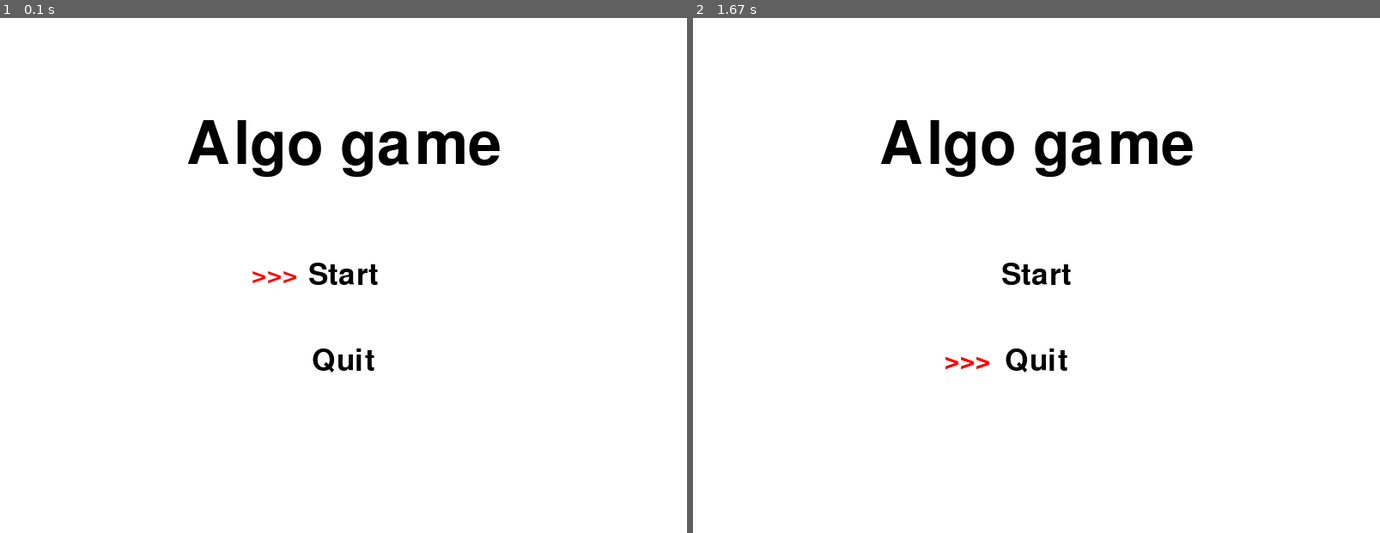
Above: before the commit, frames 1-2 (left to right).
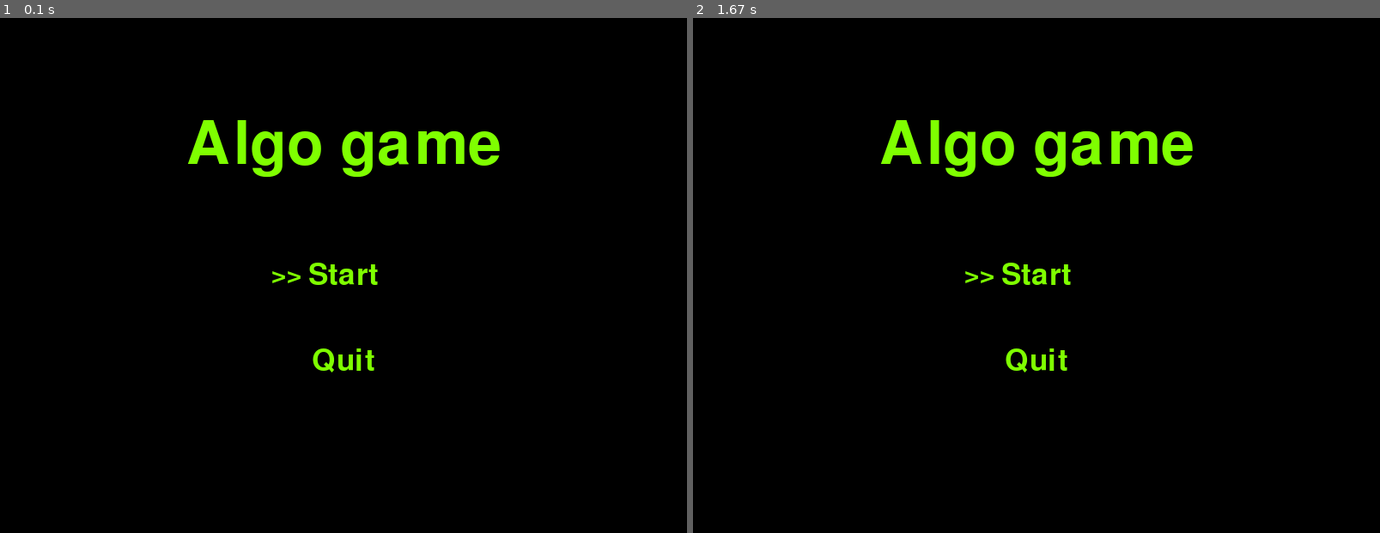
Above: after the commit, the same moments.

Repository: bitije/algo_game_pygame
Game: pygame game, started from algo_game.py
Same seed, same stepped clock (60 frames per second), same inputs: the game is played once before the commit and once after it.
Inputs:
- Up to frame 1 (0.1 s): no input
- Up to frame 2 (1.67 s): hold S 0.33-0.8 s; hold W 0.83-1.2 s; tap Enter at 1.23 s; hold S from 1.57 s (still down)

The runs differ from the first frame. In frame 1, 100% of the frame differs, in the area x 0-100%, y 0-100%; in frame 2, 100%.

Commit message:
Main_menu_is_done_plus_empty_stage

Diff:
--- a/algo_game.py
+++ b/algo_game.py
@@ -1,46 +1,59 @@
 import pygame
-from interface import Menus, MenuPointer
-from settings import screen, clock
+from interface import MainMenu, MenuPointer, draw_text
+from settings import screen, clock, Palette
 
-# pygame setup
 
 pygame.init()
-menu = Menus()
+menu = MainMenu()
 pointer = MenuPointer()
+current_stage = 0
 running = True
-dt = 0
+clock.tick(60)
+
+screen.fill("white")
+ground_surface = pygame.Surface((screen.get_width(), 100))
+ground_surface.fill('green')
+sky_surface = pygame.Surface((screen.get_width(), screen.get_height() - 100))
+sky_surface.fill('blue')
+
+
+def use_main_menu(event):
+    if event.key == pygame.K_w:
+        pointer.move_pointer('UP')
+
+    elif event.key == pygame.K_s:
+        pointer.move_pointer('DOWN')
+
+    if event.key == pygame.K_RETURN:
+        button_selected = pointer.buttons_available[pointer.current_position][0]
+        if button_selected == "Start":
+            return 1
+        elif button_selected == "Quit":
+            return -1
+    return 0
 
 
 while running:
-    # poll for events
-    # pygame.QUIT event means the user clicked X to close your window
     for event in pygame.event.get():
-        if event.type == pygame.QUIT:
+        # pygame.QUIT event means the user clicked X to close your window
+        if event.type == pygame.QUIT or current_stage == -1 or (event.type == pygame.KEYDOWN and event.key == pygame.K_ESCAPE):
             running = False
 
-    # fill the screen with a color to wipe away anything from last frame
-    screen.fill("white")
+    screen.fill("black")
 
-    menu.show_main()
-    pointer.show()
+    if current_stage == 0:
+        menu.show()
+        pointer.show()
+        for event in pygame.event.get():
+            if event.type == pygame.KEYDOWN:
+                current_stage = use_main_menu(event)
 
-    keys = pygame.key.get_pressed()
-    if keys[pygame.K_w]:
-        pointer.move_pointer('UP')
-    if keys[pygame.K_s]:
-        pointer.move_pointer('DOWN')
-    if keys[pygame.K_RETURN]:
-        if pointer.where == "UP":
-            pass
-        else:
-            running = False
+    if current_stage == 1:
+        screen.blit(ground_surface, (0, screen.get_height() - 100))
+        screen.blit(sky_surface, (0, 0))
+        draw_text('Next stage! Press ESC to leave.', text_color=Palette.white)
 
     # flip() the display to put your work on screen
     pygame.display.flip()
 
-    # limits FPS to 60
-    # dt is delta time in seconds since last frame, used for framerate-
-    # independent physics.
-    dt = clock.tick(60) / 1000
-
 pygame.quit()
--- a/interface.py
+++ b/interface.py
@@ -7,7 +7,13 @@
 Y = screen.get_height()
 
 
-def draw_text(text, font, text_color, coords):
+def draw_text(
+        text='your text',
+        font=pygame.font.Font('freesansbold.ttf', 35),
+        text_color=Palette.green,
+        coords=(X // 2, Y // 2)
+        ):
+
     # create a text surface object,
     # on which text is drawn on it.
     text = font.render(text, True, text_color)
@@ -25,55 +31,63 @@
     screen.blit(text, textRect)
 
 
+class MainMenu():
+    # Fonts for text
+    font_logo = pygame.font.Font('freesansbold.ttf', 70)
+    font_buttons = pygame.font.Font('freesansbold.ttf', 35)
+
+    # Buttons in main menu
+    buttons = [
+        ['Start',  (X // 2, Y // 2)],
+        ['Quit', (X // 2, Y // 1.5)],
+        # ['zxc', (X // 2, Y // 3)]
+    ]
+
+    def show(self):
+        # set the pygame window name
+        pygame.display.set_caption('Main menu')
+
+        # Draw logo
+        draw_text(
+            'Algo game',
+            self.font_logo,
+            coords=(X // 2, Y // 4)
+            )
+
+        # Draw all buttons from list 'buttons'
+        for i in range(len(self.buttons)):
+            draw_text(
+                self.buttons[i][0],
+                self.font_buttons,
+                coords=self.buttons[i][1]
+            )
+
+
 class MenuPointer():
-    current_position = (X // 2.5, Y // 2)
-    buttons_available = []
-    where = "UP"
+    current_position = 0
+    buttons_available = MainMenu.buttons
 
     def show(self):
         draw_text(
-            '>>>',
+            '>>',
             pygame.font.Font('freesansbold.ttf', 30),
-            Palette.red,
-            self.current_position
+            Palette.green,
+            (self.buttons_available[self.current_position][1][0] - X // 12,
+             self.buttons_available[self.current_position][1][1],)
         )
 
-    def move_pointer(self, where):
-        if where == 'UP':
-            self.current_position = (X // 2.5, Y // 2)
-            self.where = "UP"
-            self.show()
-        elif where == 'DOWN':
-            self.current_position = (X // 2.5, Y // 1.5)
-            self.where = "DOWN"
-            self.show()
+    def move_pointer(self, direction):
+        if direction == 'UP':
+            if 0 != self.current_position:
+                self.current_position -= 1
+            else:
+                self.current_position = len(self.buttons_available) - 1
+        elif direction == 'DOWN':
+            if len(self.buttons_available) - 1 != self.current_position:
+                self.current_position += 1
+            else:
+                self.current_position = 0
 
 
-class Menus():
-    font_logo = pygame.font.Font('freesansbold.ttf', 70)
-    font_buttons = pygame.font.Font('freesansbold.ttf', 35)
-
-    def show_main(self):
-        # set the pygame window name
-        pygame.display.set_caption('Main menu')
-
-        draw_text(
-            'Algo game',
-            self.font_logo,
-            Palette.black,
-            (X // 2, Y // 4)
-            )
-
-        draw_text(
-            'Start',
-            self.font_buttons,
-            Palette.black,
-            (X // 2, Y // 2)
-        )
-
-        draw_text(
-            'Quit',
-            self.font_buttons,
-            Palette.black,
-            (X // 2, Y // 1.5)
-        )
+if __name__ != "__main__":
+    pointer = MenuPointer()
--- a/settings.py
+++ b/settings.py
@@ -17,3 +17,4 @@
     red = (255, 0, 0)
     blue = (0, 0, 128)
     black = (0, 0, 0)
+    green = (127, 255, 0)
